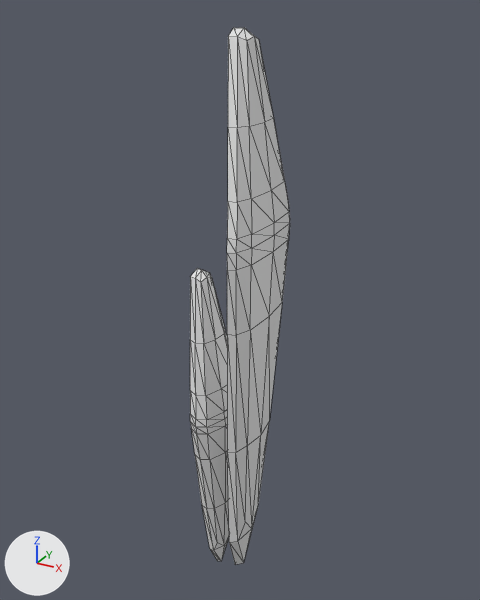
One commit to the glTF model public/clockHands.glb: the scene before it, then after it.
One viewpoint serves both versions: a 50 mm lens placed at (0.0748, 0.34, 1.5475), pointed at (0.0247, 0.4311, 1.502). Every picture has the same lights, and +X, +Y and +Z are marked at lower left. Mesh edges are drawn as thin lines. Where no turn or scale is listed for an object, it has been applied to the vertices.

Objects in the first picture: 'hourhand', 'minutehand'.
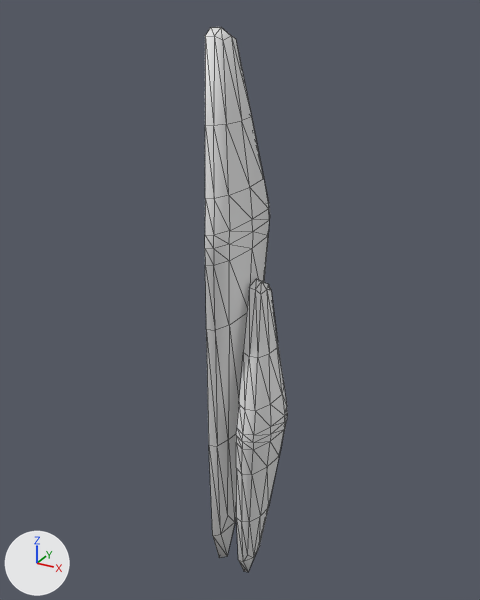
Where the change shows, as pixel boxes [x1, y1, x2, y2] in the pictures (480 x 600 px):
'minutehand', moved: before [227, 28, 290, 565]; after [205, 27, 270, 558]
'hourhand', mesh turned, moved: before [190, 268, 229, 561]; after [236, 279, 287, 572]

Diff of the bpy script that builds the scene:
```diff
--- a/public/clockHands.glb.py
+++ b/public/clockHands.glb.py
@@ me_plane_041 @@
 me_plane_041.from_pydata(...)  # 67 vertices, 112 faces; spans x -0.0135..-0.0061, y -0.0071..0.0059, z 0.0007..0.0638
 # used by ob_hourhand; location = (0.0312, 0.4282, 1.4436)
+# me_plane_041 part 1: the whole mesh is turned 4.6 degrees about the y axis through its middle, then moved by (-0.0003, 0.0, 0.0001)
@@ ob_hourhand @@
 ob_hourhand = bpy.data.objects.new('hourhand', me_plane_041)
-ob_hourhand.location = (0.0312, 0.4282, 1.4436)
+ob_hourhand.location = (0.0402, 0.4282, 1.4436)
@@ ob_minutehand @@
 ob_minutehand = bpy.data.objects.new('minutehand', me_plane_037)
-ob_minutehand.location = (0.0312, 0.4282, 1.4436)
+ob_minutehand.location = (0.0275, 0.4282, 1.4436)
```
